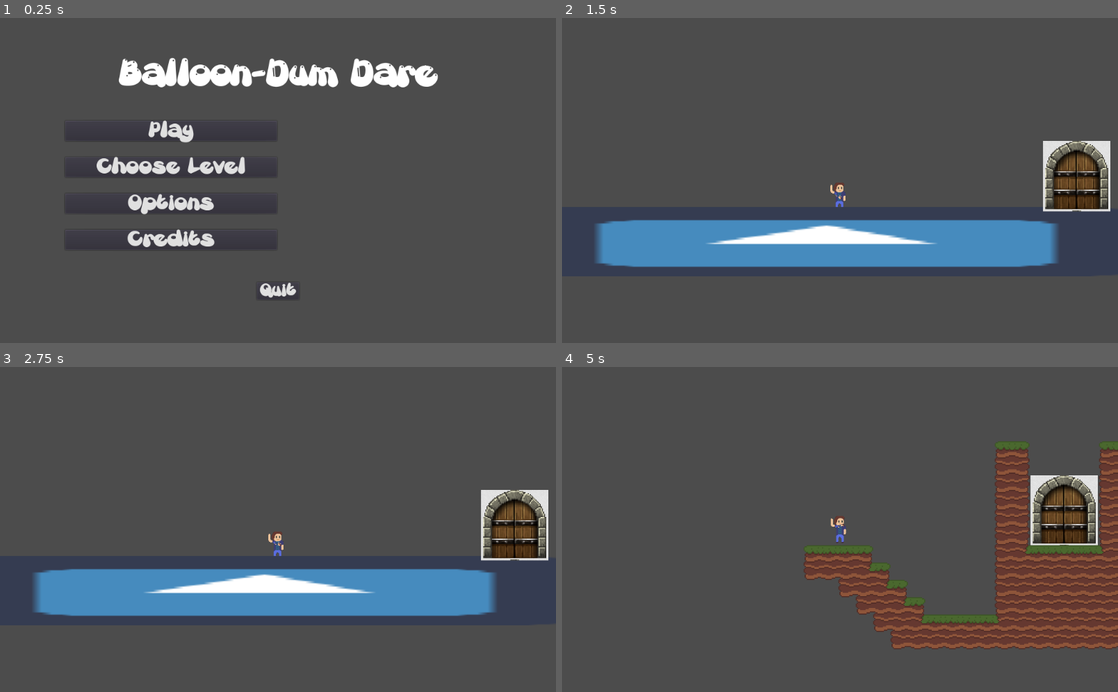
Above: before the commit, frames 1-4 (two rows, left to right).
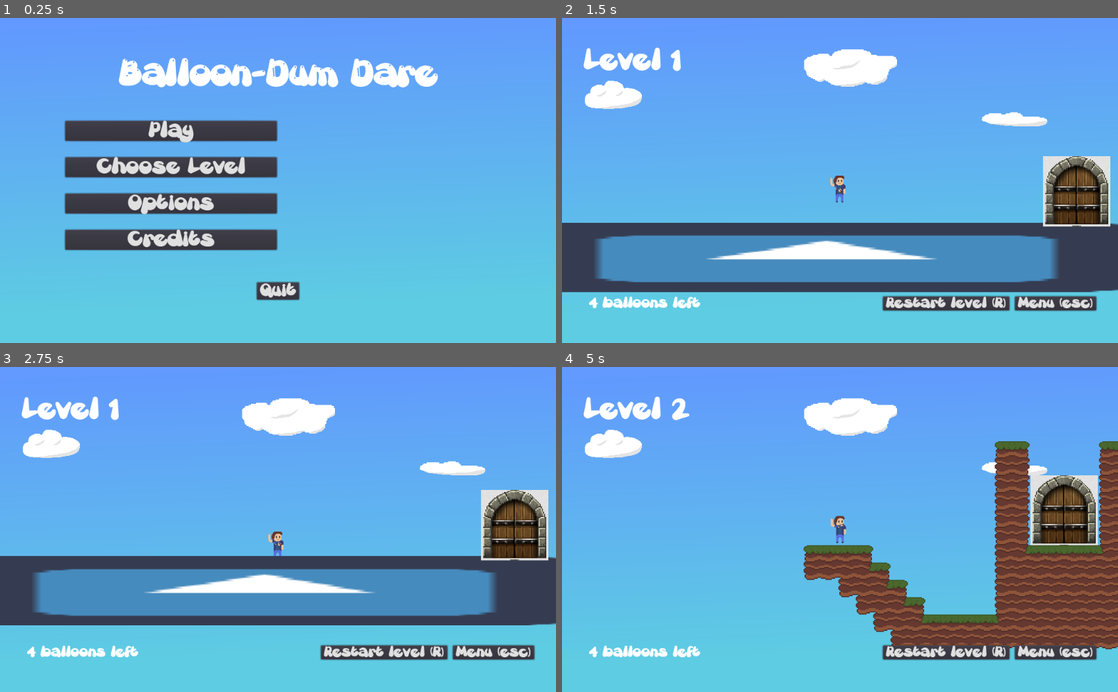
Above: after the commit, the same moments.

Repository: LeandreLPP/BalloonDumDare
Game: Godot game, scene res://Scenes/MainMenuScene.tscn
Two runs of this game, one before a commit and one after it. Both use one fixed random seed, a clock stepped at 60 frames per second and the inputs below. The engine's default icon, where the game draws it, is replaced by a stand-in: a white triangle on a blue panel in a dark square. Sound files missing from this copy of the repository are replaced by a short silence.
Inputs (mouse positions are in pixels of both pictures, inside the frame that each line leads up to):
- Up to frame 1 (0.25 s): no input
- Up to frame 2 (1.5 s): click "Play" at 0.5 s; click (945, 304) at 1.25 s, where only the run after the commit has a clickable "Restart level (R)"
- Up to frame 3 (2.75 s): click (494, 653) at 2 s, where only the run after the commit has a clickable "Menu (esc)"
- Up to frame 4 (5 s): click (945, 653) at 2.75 s, where only the run after the commit has a clickable "Restart level (R)"; click (945, 653) at 3.5 s, where only the run after the commit has a clickable "Restart level (R)"; tap Enter at 4.25 s; move the mouse to (962, 513) at 4.27 s; hold Right (move_right) from 4.28 s (still down); right-click (962, 513) at 4.35 s; tap Space (jump) at 4.52 s

The runs differ from the first frame. In frame 1, 88% of the frame differs, in the area x 0-100%, y 0-100%; in frame 2, 87%; in frame 3, 75%; in frame 4, 83%.

Commit message:
Added LevelGUI

Diff:
--- /dev/null
+++ b/Prefabs/GUIs/HUD.gd
@@ -0,0 +1,15 @@
+extends MarginContainer
+
+func _process(delta):
+	$VBoxContainer/LevelNumber.text = "Level " + str(LevelManager.current_level)
+	var player_path = "../../../Player"
+	var player_node = get_node(player_path)
+	if player_node:
+		var txt = str(player_node.BALLOONS_COUNT) + " balloons left"
+		$VBoxContainer/HBoxContainer/BalloonNumber.text = txt
+
+	if Input.is_action_just_pressed("restart"):
+		LevelManager.reload_level()
+
+func _on_RestartButton_pressed():
+	LevelManager.reload_level()
--- a/Prefabs/GUIs/HUD.tscn
+++ b/Prefabs/GUIs/HUD.tscn
@@ -1,16 +1,232 @@
-[gd_scene format=2]
-
-[node name="HUD" type="MarginContainer" index="0"]
-
-anchor_left = 0.0
-anchor_top = 0.0
-anchor_right = 0.0
-anchor_bottom = 0.0
-margin_right = 8.0
+[gd_scene load_steps=6 format=2]
+
+[ext_resource path="res://Prefabs/GUIs/HUD.gd" type="Script" id=1]
+[ext_resource path="res://Art/Fonts/Gretoon.ttf" type="DynamicFontData" id=2]
+
+[sub_resource type="DynamicFont" id=1]
+
+size = 40
+use_mipmaps = false
+use_filter = false
+font_data = ExtResource( 2 )
+_sections_unfolded = [ "Font", "Settings" ]
+
+[sub_resource type="DynamicFont" id=2]
+
+size = 20
+use_mipmaps = false
+use_filter = false
+font_data = ExtResource( 2 )
+_sections_unfolded = [ "Font", "Settings" ]
+
+[sub_resource type="DynamicFont" id=3]
+
+size = 20
+use_mipmaps = false
+use_filter = false
+font_data = ExtResource( 2 )
+_sections_unfolded = [ "Font", "Settings" ]
+
+[node name="HUD" type="MarginContainer"]
+
+anchor_left = 0.0
+anchor_top = 0.0
+anchor_right = 1.0
+anchor_bottom = 1.0
+rect_pivot_offset = Vector2( 0, 0 )
+rect_clip_content = false
+mouse_filter = 0
+mouse_default_cursor_shape = 0
+size_flags_horizontal = 1
+size_flags_vertical = 1
+custom_constants/margin_right = 40
+custom_constants/margin_top = 60
+custom_constants/margin_left = 40
+custom_constants/margin_bottom = 60
+script = ExtResource( 1 )
+_sections_unfolded = [ "Margin", "custom_constants" ]
+level = null
+
+[node name="VBoxContainer" type="VBoxContainer" parent="." index="0"]
+
+anchor_left = 0.0
+anchor_top = 0.0
+anchor_right = 0.0
+anchor_bottom = 0.0
+margin_left = 40.0
+margin_top = 60.0
+margin_right = 984.0
+margin_bottom = 540.0
+rect_pivot_offset = Vector2( 0, 0 )
+rect_clip_content = false
+mouse_filter = 1
+mouse_default_cursor_shape = 0
+size_flags_horizontal = 1
+size_flags_vertical = 1
+alignment = 0
+
+[node name="LevelNumber" type="Label" parent="VBoxContainer" index="0"]
+
+anchor_left = 0.0
+anchor_top = 0.0
+anchor_right = 0.0
+anchor_bottom = 0.0
+margin_right = 944.0
 margin_bottom = 40.0
 rect_pivot_offset = Vector2( 0, 0 )
 rect_clip_content = false
-mouse_filter = 0
-mouse_default_cursor_shape = 0
-size_flags_horizontal = 1
-size_flags_vertical = 1
+mouse_filter = 2
+mouse_default_cursor_shape = 0
+size_flags_horizontal = 1
+size_flags_vertical = 4
+custom_fonts/font = SubResource( 1 )
+text = "Level 1"
+percent_visible = 1.0
+lines_skipped = 0
+max_lines_visible = -1
+_sections_unfolded = [ "custom_fonts" ]
+
+[node name="Container" type="Container" parent="VBoxContainer" index="1"]
+
+anchor_left = 0.0
+anchor_top = 0.0
+anchor_right = 0.0
+anchor_bottom = 0.0
+margin_top = 44.0
+margin_right = 944.0
+margin_bottom = 450.0
+rect_pivot_offset = Vector2( 0, 0 )
+rect_clip_content = false
+mouse_filter = 0
+mouse_default_cursor_shape = 0
+size_flags_horizontal = 3
+size_flags_vertical = 3
+_sections_unfolded = [ "Size Flags" ]
+
+[node name="HBoxContainer" type="HBoxContainer" parent="VBoxContainer" index="2"]
+
+anchor_left = 0.0
+anchor_top = 0.0
+anchor_right = 0.0
+anchor_bottom = 0.0
+margin_top = 454.0
+margin_right = 944.0
+margin_bottom = 480.0
+rect_pivot_offset = Vector2( 0, 0 )
+rect_clip_content = false
+mouse_filter = 1
+mouse_default_cursor_shape = 0
+size_flags_horizontal = 1
+size_flags_vertical = 1
+custom_constants/separation = 10
+alignment = 0
+_sections_unfolded = [ "custom_constants" ]
+
+[node name="BalloonIcon" type="TextureRect" parent="VBoxContainer/HBoxContainer" index="0"]
+
+anchor_left = 0.0
+anchor_top = 0.0
+anchor_right = 0.0
+anchor_bottom = 0.0
+margin_bottom = 26.0
+rect_pivot_offset = Vector2( 0, 0 )
+rect_clip_content = false
+mouse_filter = 1
+mouse_default_cursor_shape = 0
+size_flags_horizontal = 1
+size_flags_vertical = 1
+stretch_mode = 0
+
+[node name="BalloonNumber" type="Label" parent="VBoxContainer/HBoxContainer" index="1"]
+
+anchor_left = 0.0
+anchor_top = 0.0
+anchor_right = 0.0
+anchor_bottom = 0.0
+margin_left = 10.0
+margin_top = 3.0
+margin_right = 212.0
+margin_bottom = 23.0
+rect_pivot_offset = Vector2( 0, 0 )
+rect_clip_content = false
+mouse_filter = 2
+mouse_default_cursor_shape = 0
+size_flags_horizontal = 1
+size_flags_vertical = 4
+custom_fonts/font = SubResource( 2 )
+text = "X Balloons left"
+percent_visible = 1.0
+lines_skipped = 0
+max_lines_visible = -1
+_sections_unfolded = [ "custom_fonts" ]
+
+[node name="Container" type="Container" parent="VBoxContainer/HBoxContainer" index="2"]
+
+anchor_left = 0.0
+anchor_top = 0.0
+anchor_right = 0.0
+anchor_bottom = 0.0
+margin_left = 222.0
+margin_right = 541.0
+margin_bottom = 26.0
+rect_pivot_offset = Vector2( 0, 0 )
+rect_clip_content = false
+mouse_filter = 0
+mouse_default_cursor_shape = 0
+size_flags_horizontal = 3
+size_flags_vertical = 3
+_sections_unfolded = [ "Size Flags" ]
+
+[node name="RestartButton" type="Button" parent="VBoxContainer/HBoxContainer" index="3"]
+
+anchor_left = 0.0
+anchor_top = 0.0
+anchor_right = 0.0
+anchor_bottom = 0.0
+margin_left = 551.0
+margin_right = 784.0
+margin_bottom = 26.0
+rect_pivot_offset = Vector2( 0, 0 )
+rect_clip_content = false
+focus_mode = 2
+mouse_filter = 0
+mouse_default_cursor_shape = 0
+size_flags_horizontal = 1
+size_flags_vertical = 1
+custom_fonts/font = SubResource( 3 )
+toggle_mode = false
+enabled_focus_mode = 2
+shortcut = null
+group = null
+text = "Restart level (R)"
+flat = false
+align = 1
+
+[node name="MenuButton" type="Button" parent="VBoxContainer/HBoxContainer" index="4"]
+
+anchor_left = 0.0
+anchor_top = 0.0
+anchor_right = 0.0
+anchor_bottom = 0.0
+margin_left = 794.0
+margin_right = 944.0
+margin_bottom = 26.0
+rect_pivot_offset = Vector2( 0, 0 )
+rect_clip_content = false
+focus_mode = 2
+mouse_filter = 0
+mouse_default_cursor_shape = 0
+size_flags_horizontal = 1
+size_flags_vertical = 1
+custom_fonts/font = SubResource( 3 )
+toggle_mode = false
+enabled_focus_mode = 2
+shortcut = null
+group = null
+text = "Menu (esc)"
+flat = false
+align = 1
+
+[connection signal="pressed" from="VBoxContainer/HBoxContainer/RestartButton" to="." method="_on_RestartButton_pressed"]
+
+[connection signal="pressed" from="VBoxContainer/HBoxContainer/MenuButton" to="." method="_on_RestartButton_pressed"]
--- /dev/null
+++ b/Prefabs/GUIs/LevelGUI.tscn
@@ -0,0 +1,41 @@
+[gd_scene load_steps=3 format=2]
+
+[ext_resource path="res://Art/Sprites/SkyALittleLessBasic.png" type="Texture" id=1]
+[ext_resource path="res://Prefabs/GUIs/HUD.tscn" type="PackedScene" id=2]
+
+[node name="LevelGUI" type="Node"]
+
+[node name="CanvasLayerBackground" type="CanvasLayer" parent="." index="0"]
+
+layer = -1
+offset = Vector2( 0, 0 )
+rotation = 0.0
+scale = Vector2( 1, 1 )
+transform = Transform2D( 1, 0, 0, 1, 0, 0 )
+
+[node name="TextureRect" type="TextureRect" parent="CanvasLayerBackground" index="0"]
+
+anchor_left = 0.0
+anchor_top = 0.0
+anchor_right = 0.0
+anchor_bottom = 0.0
+margin_right = 40.0
+margin_bottom = 40.0
+rect_pivot_offset = Vector2( 0, 0 )
+rect_clip_content = false
+mouse_filter = 1
+mouse_default_cursor_shape = 0
+size_flags_horizontal = 1
+size_flags_vertical = 1
+texture = ExtResource( 1 )
+stretch_mode = 0
+
+[node name="CanvasLayerGUI" type="CanvasLayer" parent="." index="1"]
+
+layer = 1
+offset = Vector2( 0, 0 )
+rotation = 0.0
+scale = Vector2( 1, 1 )
+transform = Transform2D( 1, 0, 0, 1, 0, 0 )
+
+[node name="HUD" parent="CanvasLayerGUI" index="0" instance=ExtResource( 2 )]
--- a/Scenes/CreditsScene.tscn
+++ b/Scenes/CreditsScene.tscn
@@ -1,14 +1,15 @@
-[gd_scene load_steps=6 format=2]
+[gd_scene load_steps=7 format=2]
 
 [ext_resource path="res://Scenes/CreditsScene.gd" type="Script" id=1]
-[ext_resource path="res://Art/Fonts/Gretoon.ttf" type="DynamicFontData" id=2]
+[ext_resource path="res://Art/Sprites/BasicSky.png" type="Texture" id=2]
+[ext_resource path="res://Art/Fonts/Gretoon.ttf" type="DynamicFontData" id=3]
 
 [sub_resource type="DynamicFont" id=1]
 
 size = 50
 use_mipmaps = false
 use_filter = false
-font_data = ExtResource( 2 )
+font_data = ExtResource( 3 )
 _sections_unfolded = [ "Font", "Settings" ]
 
 [sub_resource type="DynamicFont" id=2]
@@ -24,14 +25,31 @@
 size = 20
 use_mipmaps = false
 use_filter = false
-font_data = ExtResource( 2 )
+font_data = ExtResource( 3 )
 _sections_unfolded = [ "Font", "Settings" ]
 
 [node name="CreditsScene" type="Node" index="0"]
 
 script = ExtResource( 1 )
 
-[node name="MarginContainer" type="MarginContainer" parent="." index="0"]
+[node name="TextureRect" type="TextureRect" parent="." index="0"]
+
+anchor_left = 0.0
+anchor_top = 0.0
+anchor_right = 0.0
+anchor_bottom = 0.0
+margin_right = 1024.0
+margin_bottom = 600.0
+rect_pivot_offset = Vector2( 0, 0 )
+rect_clip_content = false
+mouse_filter = 1
+mouse_default_cursor_shape = 0
+size_flags_horizontal = 1
+size_flags_vertical = 1
+texture = ExtResource( 2 )
+stretch_mode = 0
+
+[node name="MarginContainer" type="MarginContainer" parent="." index="1"]
 
 anchor_left = 0.0
 anchor_top = 0.0
--- a/Scenes/Levels/Level1Scene.tscn
+++ b/Scenes/Levels/Level1Scene.tscn
@@ -1,10 +1,15 @@
-[gd_scene load_steps=4 format=2]
+[gd_scene load_steps=5 format=2]
 
 [ext_resource path="res://Prefabs/Player.tscn" type="PackedScene" id=1]
 [ext_resource path="res://Prefabs/Plateforme.tscn" type="PackedScene" id=2]
 [ext_resource path="res://Prefabs/Porte.tscn" type="PackedScene" id=3]
+[ext_resource path="res://Prefabs/GUIs/LevelGUI.tscn" type="PackedScene" id=4]
 
-[node name="Level1Scene" type="Node"]
+
+
+
+
+[node name="Level1Scene" type="Node" index="0"]
 
 [node name="Player" parent="." index="0" instance=ExtResource( 1 )]
 
@@ -17,3 +22,5 @@
 [node name="Porte" parent="." index="2" instance=ExtResource( 3 )]
 
 position = Vector2( 660.249, 337.763 )
+
+[node name="LevelGUI" parent="." index="3" instance=ExtResource( 4 )]
--- a/Scenes/Levels/Level2Scene.tscn
+++ b/Scenes/Levels/Level2Scene.tscn
@@ -1,9 +1,10 @@
-[gd_scene load_steps=5 format=2]
+[gd_scene load_steps=6 format=2]
 
 [ext_resource path="res://Prefabs/Player.tscn" type="PackedScene" id=1]
 [ext_resource path="res://Prefabs/Porte.tscn" type="PackedScene" id=2]
 [ext_resource path="res://Art/Tilesets/grass_dirt_tileset.tres" type="TileSet" id=3]
 [ext_resource path="res://Prefabs/DeathLine.tscn" type="PackedScene" id=4]
+[ext_resource path="res://Prefabs/GUIs/LevelGUI.tscn" type="PackedScene" id=5]
 
 [node name="Level2Scene" type="Node" index="0"]
 
@@ -44,4 +45,6 @@
 position = Vector2( -8, 176 )
 player = NodePath("../Player")
 
+[node name="LevelGUI" parent="." index="4" instance=ExtResource( 5 )]
+
 [connection signal="body_entered" from="DeathLine" to="DeathLine" method="_on_DeathLine_body_entered"]
--- a/Scenes/LevelsScene.tscn
+++ b/Scenes/LevelsScene.tscn
@@ -1,16 +1,17 @@
-[gd_scene load_steps=7 format=2]
+[gd_scene load_steps=8 format=2]
 
-[ext_resource path="res://Scenes/LevelsMenu.gd" type="Script" id=1]
-[ext_resource path="res://Prefabs/GUIs/LevelButton.tscn" type="PackedScene" id=2]
-[ext_resource path="res://Art/Fonts/GretoonHighlight.ttf" type="DynamicFontData" id=3]
-[ext_resource path="res://Art/Fonts/Gretoon.ttf" type="DynamicFontData" id=4]
+[ext_resource path="res://Art/Sprites/BasicSky.png" type="Texture" id=1]
+[ext_resource path="res://Scenes/LevelsMenu.gd" type="Script" id=2]
+[ext_resource path="res://Prefabs/GUIs/LevelButton.tscn" type="PackedScene" id=3]
+[ext_resource path="res://Art/Fonts/GretoonHighlight.ttf" type="DynamicFontData" id=4]
+[ext_resource path="res://Art/Fonts/Gretoon.ttf" type="DynamicFontData" id=5]
 
 [sub_resource type="DynamicFont" id=1]
 
 size = 50
 use_mipmaps = false
 use_filter = false
-font_data = ExtResource( 3 )
+font_data = ExtResource( 4 )
 _sections_unfolded = [ "Extra Spacing", "Font", "Font/fallback", "Settings" ]
 
 [sub_resource type="DynamicFont" id=2]
@@ -18,12 +19,29 @@
 size = 30
 use_mipmaps = false
 use_filter = false
-font_data = ExtResource( 4 )
+font_data = ExtResource( 5 )
 _sections_unfolded = [ "Font", "Settings" ]
 
-[node name="LevelsScene" type="Node" index="0"]
+[node name="LevelsScene" type="Node"]
 
-[node name="LevelsMenu" type="MarginContainer" parent="." index="0"]
+[node name="TextureRect" type="TextureRect" parent="." index="0"]
+
+anchor_left = 0.0
+anchor_top = 0.0
+anchor_right = 0.0
+anchor_bottom = 0.0
+margin_right = 40.0
+margin_bottom = 40.0
+rect_pivot_offset = Vector2( 0, 0 )
+rect_clip_content = false
+mouse_filter = 1
+mouse_default_cursor_shape = 0
+size_flags_horizontal = 1
+size_flags_vertical = 1
+texture = ExtResource( 1 )
+stretch_mode = 0
+
+[node name="LevelsMenu" type="MarginContainer" parent="." index="1"]
 
 anchor_left = 0.0
 anchor_top = 0.0
--- a/Scenes/MainMenuScene.tscn
+++ b/Scenes/MainMenuScene.tscn
@@ -1,15 +1,16 @@
-[gd_scene load_steps=7 format=2]
+[gd_scene load_steps=8 format=2]
 
 [ext_resource path="res://Scenes/MainMenuScene.gd" type="Script" id=1]
-[ext_resource path="res://Art/Fonts/GretoonHighlight.ttf" type="DynamicFontData" id=2]
-[ext_resource path="res://Art/Fonts/Gretoon.ttf" type="DynamicFontData" id=3]
+[ext_resource path="res://Art/Sprites/BasicSky.png" type="Texture" id=2]
+[ext_resource path="res://Art/Fonts/GretoonHighlight.ttf" type="DynamicFontData" id=3]
+[ext_resource path="res://Art/Fonts/Gretoon.ttf" type="DynamicFontData" id=4]
 
 [sub_resource type="DynamicFont" id=1]
 
 size = 50
 use_mipmaps = false
 use_filter = false
-font_data = ExtResource( 2 )
+font_data = ExtResource( 3 )
 _sections_unfolded = [ "Extra Spacing", "Font", "Font/fallback", "Settings" ]
 
 [sub_resource type="DynamicFont" id=2]
@@ -25,14 +26,31 @@
 size = 25
 use_mipmaps = false
 use_filter = false
-font_data = ExtResource( 3 )
+font_data = ExtResource( 4 )
 _sections_unfolded = [ "Font", "Settings" ]
 
 [node name="MainMenuScene" type="Node"]
 
 script = ExtResource( 1 )
 
-[node name="MainMenu" type="MarginContainer" parent="." index="0"]
+[node name="BackgroundSky" type="TextureRect" parent="." index="0"]
+
+anchor_left = 0.0
+anchor_top = 0.0
+anchor_right = 0.0
+anchor_bottom = 0.0
+margin_right = 1024.0
+margin_bottom = 600.0
+rect_pivot_offset = Vector2( 0, 0 )
+rect_clip_content = false
+mouse_filter = 1
+mouse_default_cursor_shape = 0
+size_flags_horizontal = 1
+size_flags_vertical = 1
+texture = ExtResource( 2 )
+stretch_mode = 0
+
+[node name="MainMenu" type="MarginContainer" parent="." index="1"]
 
 anchor_left = 0.0
 anchor_top = 0.0
@@ -67,6 +85,7 @@
 size_flags_horizontal = 1
 size_flags_vertical = 1
 alignment = 0
+_sections_unfolded = [ "Size Flags" ]
 
 [node name="Title" type="Label" parent="MainMenu/VBoxContainer" index="0"]
 
--- a/Scenes/OptionsScene.tscn
+++ b/Scenes/OptionsScene.tscn
@@ -1,15 +1,16 @@
-[gd_scene load_steps=6 format=2]
+[gd_scene load_steps=7 format=2]
 
 [ext_resource path="res://Scenes/OptionsScene.gd" type="Script" id=1]
-[ext_resource path="res://Art/Fonts/GretoonHighlight.ttf" type="DynamicFontData" id=2]
-[ext_resource path="res://Art/Fonts/Gretoon.ttf" type="DynamicFontData" id=3]
+[ext_resource path="res://Art/Sprites/BasicSky.png" type="Texture" id=2]
+[ext_resource path="res://Art/Fonts/GretoonHighlight.ttf" type="DynamicFontData" id=3]
+[ext_resource path="res://Art/Fonts/Gretoon.ttf" type="DynamicFontData" id=4]
 
 [sub_resource type="DynamicFont" id=1]
 
 size = 50
 use_mipmaps = false
 use_filter = false
-font_data = ExtResource( 2 )
+font_data = ExtResource( 3 )
 _sections_unfolded = [ "Extra Spacing", "Font", "Font/fallback", "Settings" ]
 
 [sub_resource type="DynamicFont" id=2]
@@ -17,14 +18,31 @@
 size = 30
 use_mipmaps = false
 use_filter = false
-font_data = ExtResource( 3 )
+font_data = ExtResource( 4 )
 _sections_unfolded = [ "Font", "Settings" ]
 
 [node name="OptionsScene" type="Node" index="0"]
 
 script = ExtResource( 1 )
 
-[node name="OptionsMenu" type="MarginContainer" parent="." index="0"]
+[node name="TextureRect" type="TextureRect" parent="." index="0"]
+
+anchor_left = 0.0
+anchor_top = 0.0
+anchor_right = 0.0
+anchor_bottom = 0.0
+margin_right = 1024.0
+margin_bottom = 600.0
+rect_pivot_offset = Vector2( 0, 0 )
+rect_clip_content = false
+mouse_filter = 1
+mouse_default_cursor_shape = 0
+size_flags_horizontal = 1
+size_flags_vertical = 1
+texture = ExtResource( 2 )
+stretch_mode = 0
+
+[node name="OptionsMenu" type="MarginContainer" parent="." index="1"]
 
 anchor_left = 0.0
 anchor_top = 0.0
@@ -107,9 +125,9 @@
 anchor_top = 0.0
 anchor_right = 0.0
 anchor_bottom = 0.0
-margin_top = 140.0
+margin_top = 135.0
 margin_right = 390.0
-margin_bottom = 244.0
+margin_bottom = 249.0
 rect_pivot_offset = Vector2( 0, 0 )
 rect_clip_content = false
 mouse_filter = 1
--- a/project.godot
+++ b/project.godot
@@ -60,6 +60,10 @@
  ]
 detach=[ Object(InputEventMouseButton,"resource_local_to_scene":false,"resource_name":"","device":0,"alt":false,"shift" …(209 unchanged characters)…
  ]
+restart=[ Object(InputEventKey,"resource_local_to_scene":false,"resource_name":"","device":0,"alt":false,"shift":false,"control":false,"meta":false,"command":false,"pressed":false,"scancode":82,"unicode":0,"echo":false,"script":null)
+ ]
+menu=[ Object(InputEventKey,"resource_local_to_scene":false,"resource_name":"","device":0,"alt":false,"shift":false,"control":false,"meta":false,"command":false,"pressed":false,"scancode":16777217,"unicode":0,"echo":false,"script":null)
+ ]
 
 [rendering]
 
Binary file added: Art/Sprites/BasicSky.png
Not shown, added: Art/Sprites/BasicSky.png.import
Binary file added: Art/Sprites/SkyALittleLessBasic.png
Not shown, added: Art/Sprites/SkyALittleLessBasic.png.import
Not shown: 1 places in Scenes/CreditsScene.tscn that only renumber resources
Not shown: 1 places in Scenes/LevelsScene.tscn that only renumber resources
Not shown: 1 places in Scenes/MainMenuScene.tscn that only renumber resources
